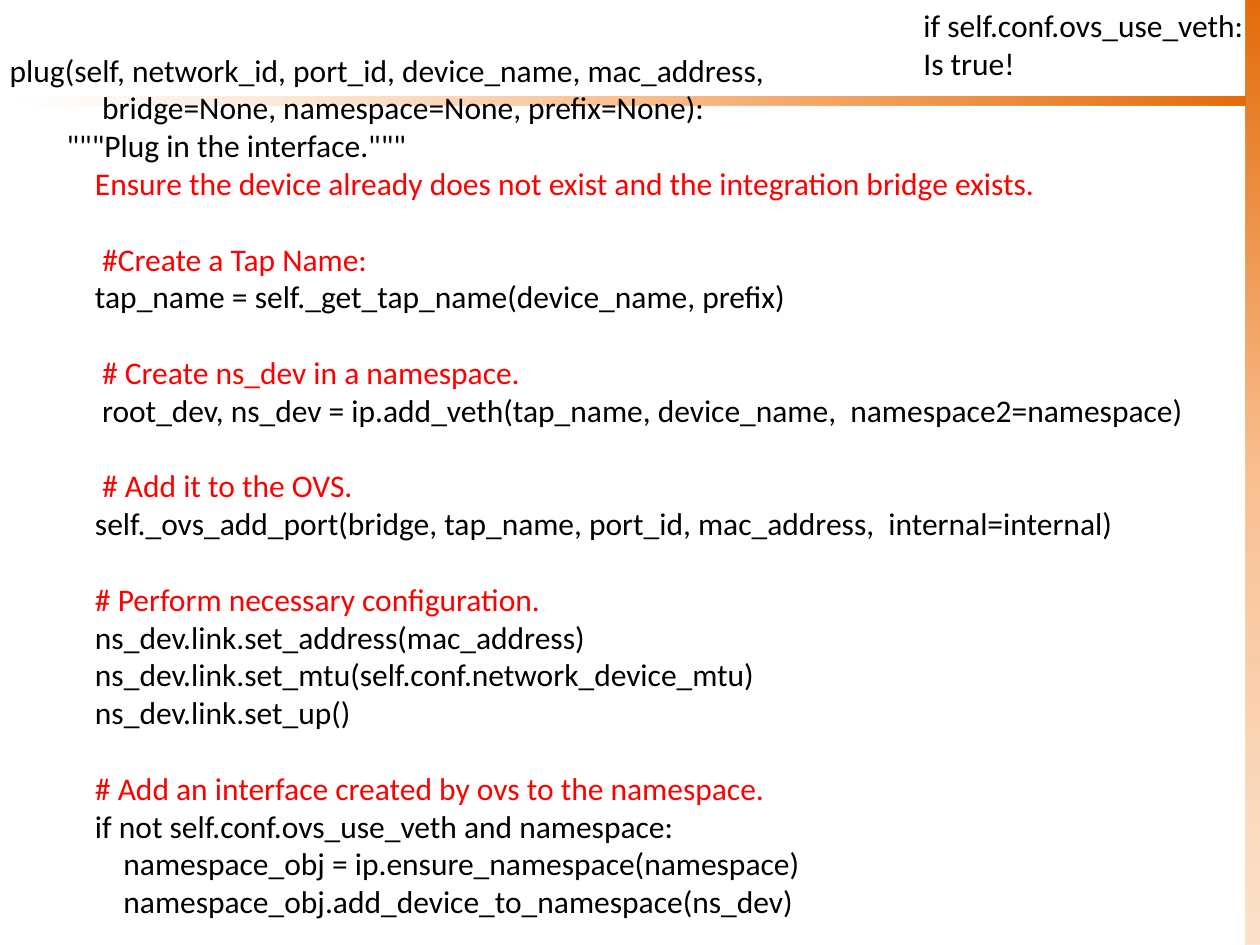
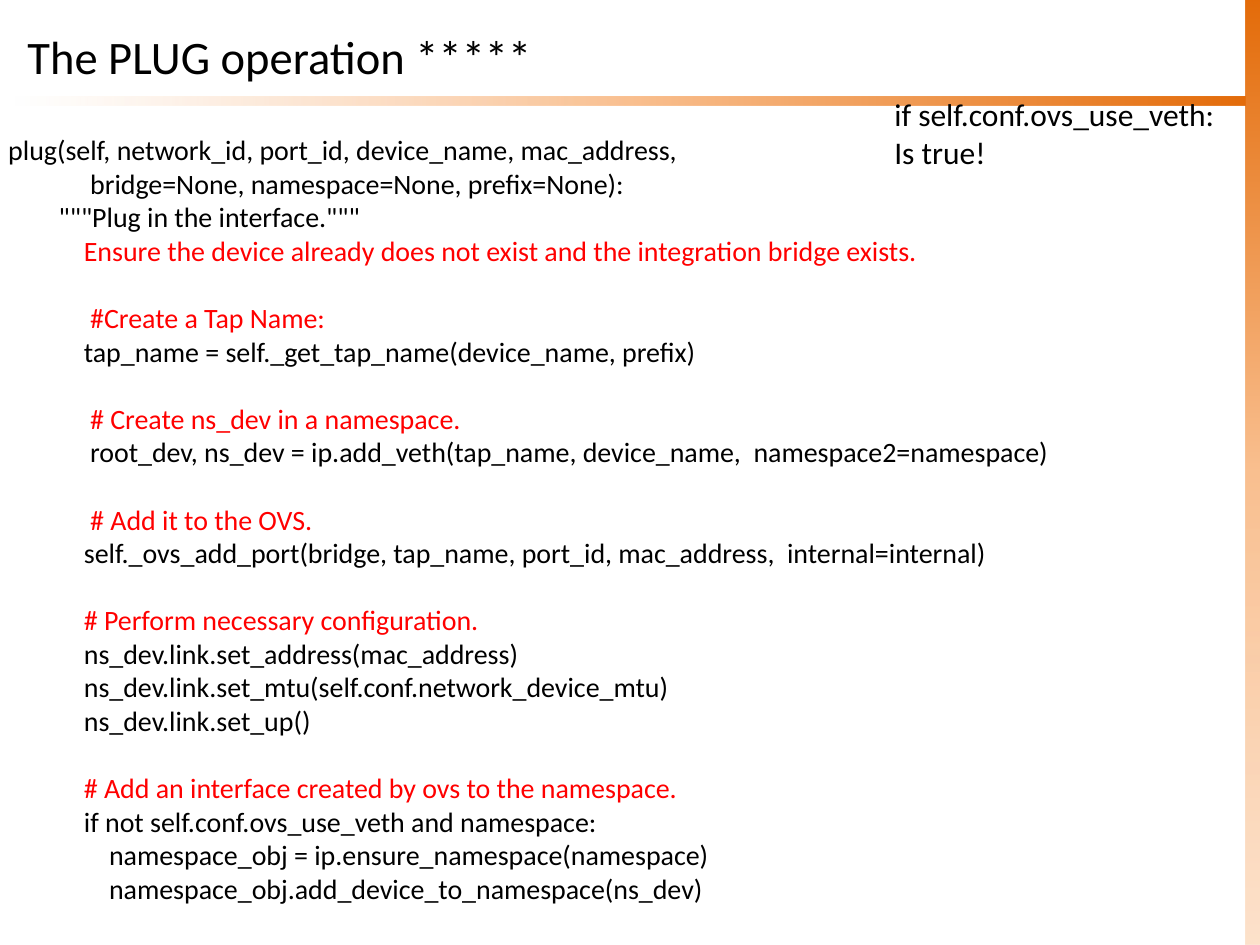
Before and after one commit to sknrao/openstack-neutron-revengg, a slide deck: slide 14 of OS-Neutron-DHCP.pptx. Drawn at 1260x945 pixels with LibreOffice and Linux fonts; fonts in the diff are those of the drawing. Boxes give left, top, right and bottom in pixels: in the first picture for what was removed or moved away, otherwise in the second. Text is boxed around its words. In the diff, an @@ line names an element or a change of style, - is before the commit and + after.

```diff
--- a/OS-Neutron-DHCP.pptx
+++ b/OS-Neutron-DHCP.pptx
@@ title added at (27,41,405,82), 26.7 pt, text #000000 @@
+The PLUG operation *****
@@ text "if self.conf.ovs_use_veth:" rewrapped from (923,15,1243,76) to (894,100,1214,165) @@
@@ text "plug(self, network_id, port_id, device_name, mac_address,": place and size @@
-text "plug(self, network_id, port_id, device_name, mac_address," at (10,59,1182,919)
+text "plug(self, network_id, port_id, device_name, mac_address," at (8,139,1048,904)
@@ text "plug(self, network_id, port_id, device_name, mac_address," at (8,139,1048,904): size 18 to 16 pt @@
```
Also in this commit, not shown: 3 other slides changed, 1 slide removed, 3 other files.
